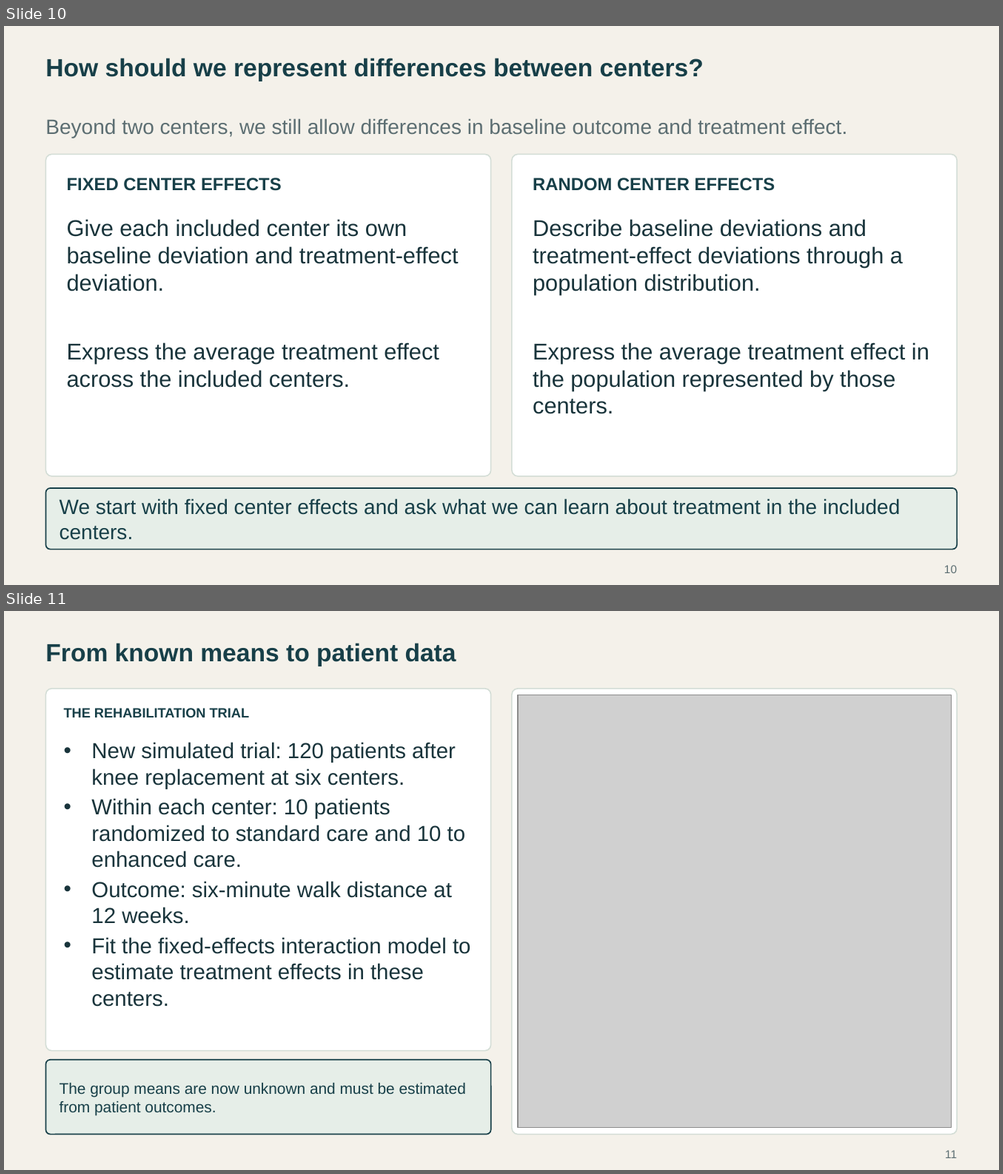
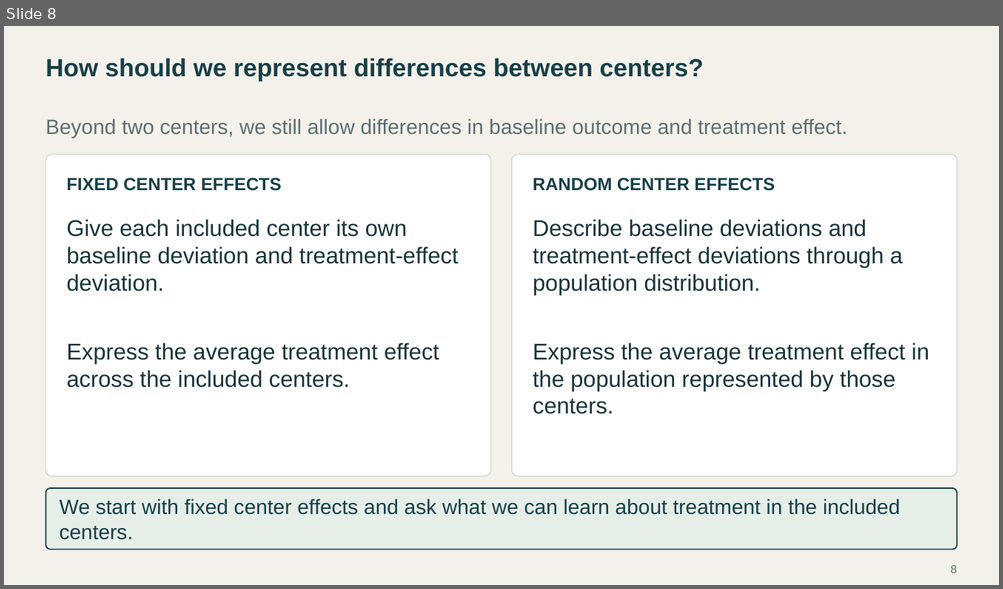
Before and after one commit to Postmus/BeyondMLR, a slide deck: lectures_2627/week2/Beyond_MLR_Week_2.pptx. Shown one above the other, each under a label of ours: slides 10 and 11 before the commit, slide 8 after it. The pictures are 1003x1174 and 1003x589 pixels, drawn with LibreOffice and Linux fonts; fonts in the diff are those of the drawing; grey boxes stand for pictures. Boxes give left, top, right and bottom in pixels: in the first picture for what was removed or moved away, otherwise in the second. Text is boxed around its words. In the diff, an @@ line names an element or a change of style, - is before the commit and + after.

```diff
--- a/lectures_2627/week2/Beyond_MLR_Week_2.pptx
+++ b/lectures_2627/week2/Beyond_MLR_Week_2.pptx
@@ slide 11 removed at <box>4,611,999,1170</box>, background #F4F1EA @@
@@ text removed at <box>45,643,456,667</box> @@
-From known means to patient data
@@ rounded rectangle removed at <box>45,689,490,1051</box> @@
@@ rounded rectangle removed at <box>512,689,956,1135</box> @@
@@ picture removed at <box>518,695,950,1128</box> @@
@@ text removed at <box>64,708,249,718</box> @@
-THE REHABILITATION TRIAL
@@ text removed at <box>91,742,470,1007</box> @@
-• New simulated trial: 120 patients after knee replacement at six centers.
-• Within each center: 10 patients randomized to standard care and 10 to enhanced care.
-• Outcome: six-minute walk distance at 12 weeks.
-• Fit the fixed-effects interaction model to estimate treatment effects in these centers.
@@ rounded rectangle removed at <box>45,1060,490,1135</box> @@
@@ text removed at <box>60,1083,466,1116</box> @@
-The group means are now unknown and must be estimated from patient outcomes.
@@ page number removed at <box>945,1150,956,1159</box> @@
-11
@@ what was slide 10 is now slide 8 @@
@@ page number at <box>950,565,957,574</box>: text changed @@
-10
+8
```
Also in this commit, not shown: 16 slides changed, 3 slides added, 3 other slides removed, 49 other files.
